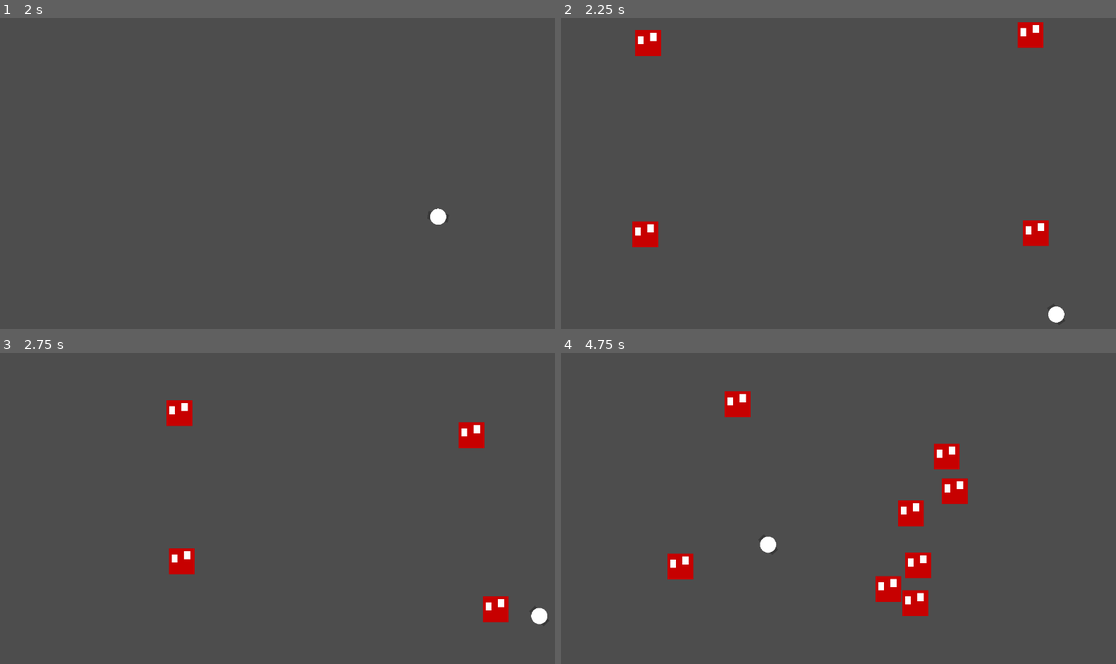
Above: before the commit, frames 1-4 (two rows, left to right).
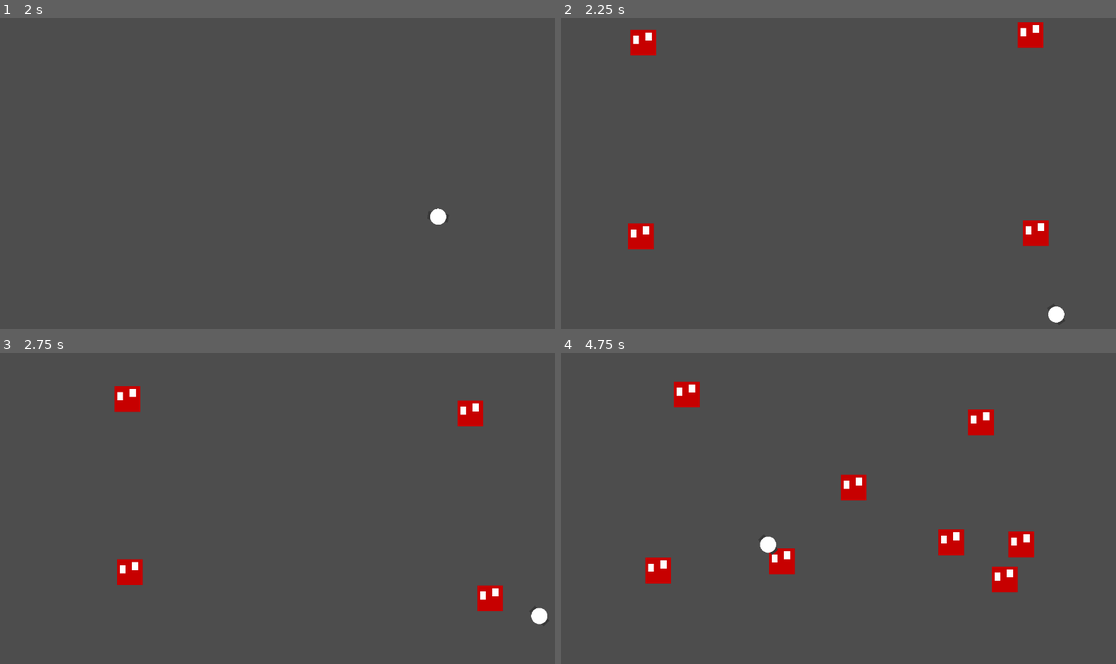
Above: after the commit, the same moments.

Repository: Garrett-Ravatt/DEEBSMoP
Game: Godot game, scene res://test-scenes/get_the_man.tscn
Same seed, same stepped clock (60 frames per second), same inputs: the game is played once before the commit and once after it. The project has no main scene, so this scene is started directly.
Inputs (mouse positions are in pixels of both pictures, inside the frame that each line leads up to):
- Up to frame 1 (2 s): tap Enter at 0.5 s; move the mouse to (399, 129) at 0.52 s; hold D (move_right) 0.53-1.28 s; click (399, 129) at 0.6 s; right-click (399, 129) at 0.8 s; move the mouse to (160, 167) at 1.27 s; hold S (move_down) from 1.28 s (still down); right-click (160, 167) at 1.35 s; click (160, 167) at 1.55 s
- Up to frame 2 (2.25 s): move the mouse to (888, 67) at 2.02 s; release S (move_down) at 2.03 s; hold D (move_right) from 2.03 s (still down); click (888, 67) at 2.1 s
- Up to frame 3 (2.75 s): keep holding D (move_right); right-click (327, 402) at 2.3 s
- Up to frame 4 (4.75 s): move the mouse to (805, 555) at 2.77 s; release D (move_right) at 2.78 s; hold W (move_up) 2.78-3.53 s; right-click (805, 555) at 2.85 s; click (805, 555) at 3.05 s; move the mouse to (1005, 536) at 3.52 s; hold A (move_left) from 3.53 s (still down); click (1005, 536) at 3.6 s; right-click (1005, 536) at 3.8 s; move the mouse to (666, 427) at 4.27 s; right-click (666, 427) at 4.35 s; click (666, 427) at 4.55 s

Frame 1 is identical in both runs. In frame 2, 0.6% of the frame differs, in the area x 12-19%, y 3-75%; in frame 3, 2.7%; in frame 4, 6.2%, in the area x 15-86%, y 9-85%.

Commit message:
added damage and knockback to backshot. changed emeny speed and changed player hurtbox

Diff:
--- a/objects/enemies/emeny_2.gd
+++ b/objects/enemies/emeny_2.gd
@@ -7,7 +7,7 @@
 			death.emit()
 		health = value
 
-@export var speed := 500.0
+@export var speed := 250.0
 @export var accel := 20.0
 
 enum EMENYSTATE {
--- a/objects/the_man.gd
+++ b/objects/the_man.gd
@@ -32,15 +32,23 @@
 		for emeny : RigidBody2D in emenies:
 			var to_em := emeny.global_position - global_position
 			#TODO: damage
-			emeny.health -= 20.0
+			emeny.health -= 50.0
 			#TODO: knockback
-			emeny.set_deferred("linear_velocity", to_em.normalized() * gun_accel)
+			emeny.set_deferred("linear_velocity", to_em.normalized() * gun_accel * 2)
 	if Input.is_action_just_pressed("secondary_fire"):
 		#velocity += vect * gun_accel*.7
 		# NOTE: It's me, Garrett. I did this.
 		# NOTE: make the back spread longer and more narrow
 		velocity += vect * gun_accel*1.3
 		#TODO: damage & health from primary_fire
+		var emenies := sec_hitbox.get_overlapping_bodies()
+		for emeny : RigidBody2D in emenies:
+			var to_em := emeny.global_position - global_position
+			#TODO: damage
+			emeny.health -= 25.0
+			#TODO: knockback
+			emeny.set_deferred("linear_velocity", to_em.normalized() * gun_accel )
+
 	if Input.is_action_pressed("move_right"):
 		direction.x += 1
 	if Input.is_action_pressed("move_left"):
--- a/objects/the_man.tscn
+++ b/objects/the_man.tscn
@@ -49,7 +49,7 @@
 collision_mask = 2
 
 [node name="CollisionPolygon2D" type="CollisionPolygon2D" parent="PrimaryFireHurtbox"]
-polygon = PackedVector2Array(0, 0, -160, -75, 0, -160, 172, -75)
+polygon = PackedVector2Array(0, 0, -160, -140, 0, -160, 172, -140)
 
 [node name="SecondaryFireHurtbox" type="Area2D" parent="."]
 rotation = 3.14159
@@ -57,4 +57,4 @@
 collision_mask = 2
 
 [node name="CollisionPolygon2D2" type="CollisionPolygon2D" parent="SecondaryFireHurtbox"]
-polygon = PackedVector2Array(0, 0, -160, -75, 0, -160, 172, -75)
+polygon = PackedVector2Array(0, 0, -95, -250, 0, -275, 95, -250)
